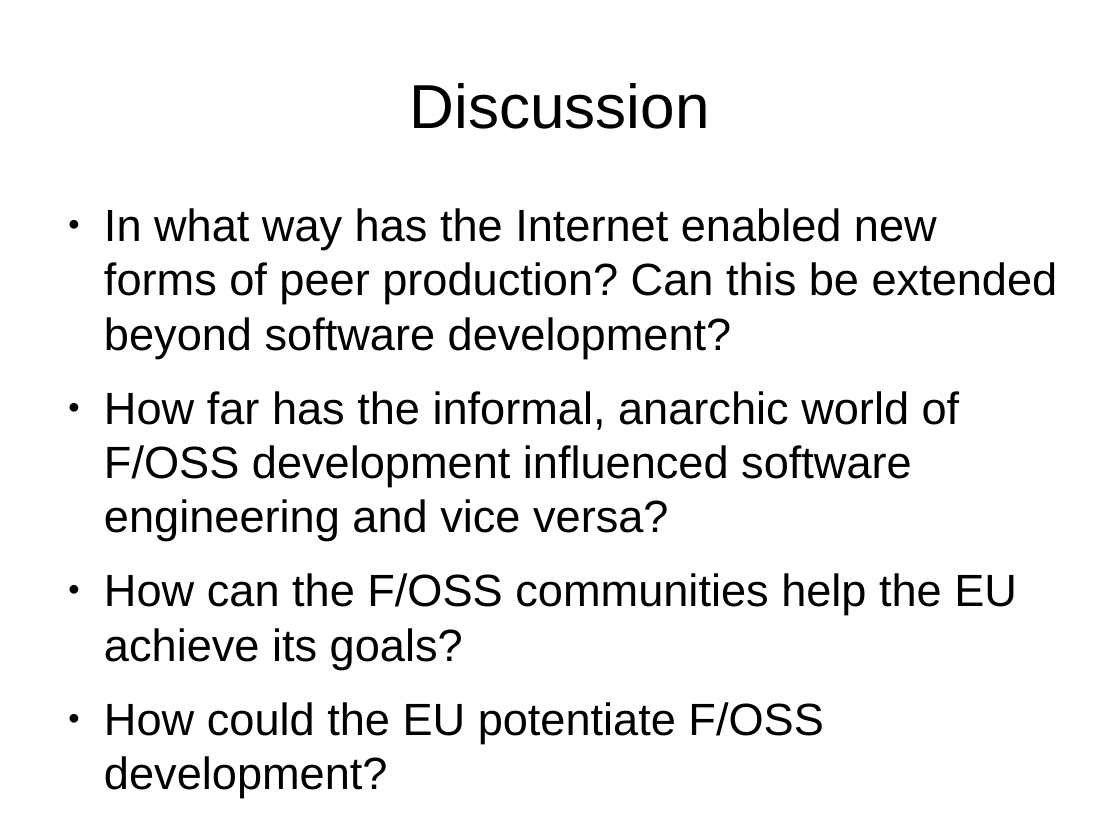
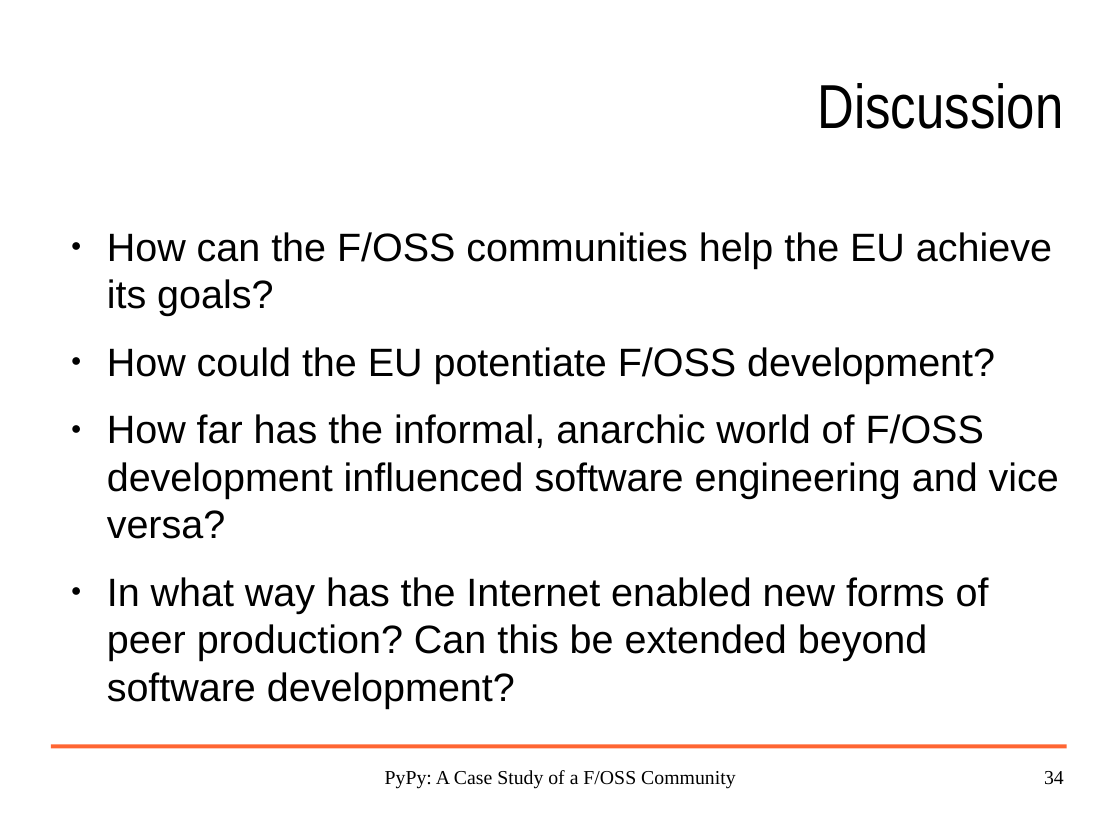
Before and after one commit to wdv4758h/pypy-extradoc, a slide deck: slide 34 of talk/pypy_euworkshop_2005-12-08/pypy-brussels-2005-12-08.odp (slide 28 before the commit). Drawn at 1120x840 pixels with LibreOffice and Linux fonts; fonts in the diff are those of the drawing; background and template pictures are left out. Boxes give left, top, right and bottom in pixels: in the first picture for what was removed or moved away, otherwise in the second. Text is boxed around its words. In the diff, an @@ line names an element or a change of style, - is before the commit and + after.

```diff
--- a/talk/pypy_euworkshop_2005-12-08/pypy-brussels-2005-12-08.odp
+++ b/talk/pypy_euworkshop_2005-12-08/pypy-brussels-2005-12-08.odp
@@ title "Discussion": place and size @@
-title "Discussion" at bbox=[410, 83, 710, 129]
+title "Discussion" at bbox=[818, 83, 1064, 129]
@@ title "Discussion" at bbox=[818, 83, 1064, 129]: font Arial to Arial Narrow; alignment centre to right @@
@@ text at bbox=[104, 208, 1058, 541]: paragraphs removed @@
-● In what way has the Internet enabled new forms of peer production? Can this be extended beyond software development?
-● How far has the informal, anarchic world of F/OSS development influenced software engineering and vice versa?
@@ text "How can the F/OSS communities ...": place and size @@
-text "How can the F/OSS communities ..." at bbox=[104, 208, 1058, 743]
+text "How can the F/OSS communities ..." at bbox=[107, 232, 1059, 708]
@@ text at bbox=[107, 232, 1052, 384]: size 32 to 28 pt in "How can the F/OSS communities help the ...", "How could the EU potentiate F/OSS development?" @@
@@ text at bbox=[107, 414, 1059, 708]: paragraphs added @@
+● How far has the informal, anarchic world of F/OSS development influenced software engineering and vice versa?
+● In what way has the Internet enabled new forms of peer production? Can this be extended beyond software development?
@@ line added from (51, 747) to (1067, 747), #FF6633 2.89 pt @@
@@ text added at bbox=[385, 770, 736, 789], 14 pt, text #000000 @@
+PyPy: A Case Study of a F/OSS Community
@@ page number added at bbox=[1044, 771, 1064, 785], 14 pt, text #000000 @@
+34
```
Also in this commit, not shown: 23 other slides changed, 11 slides added, 4 slides removed, 1 other file.
